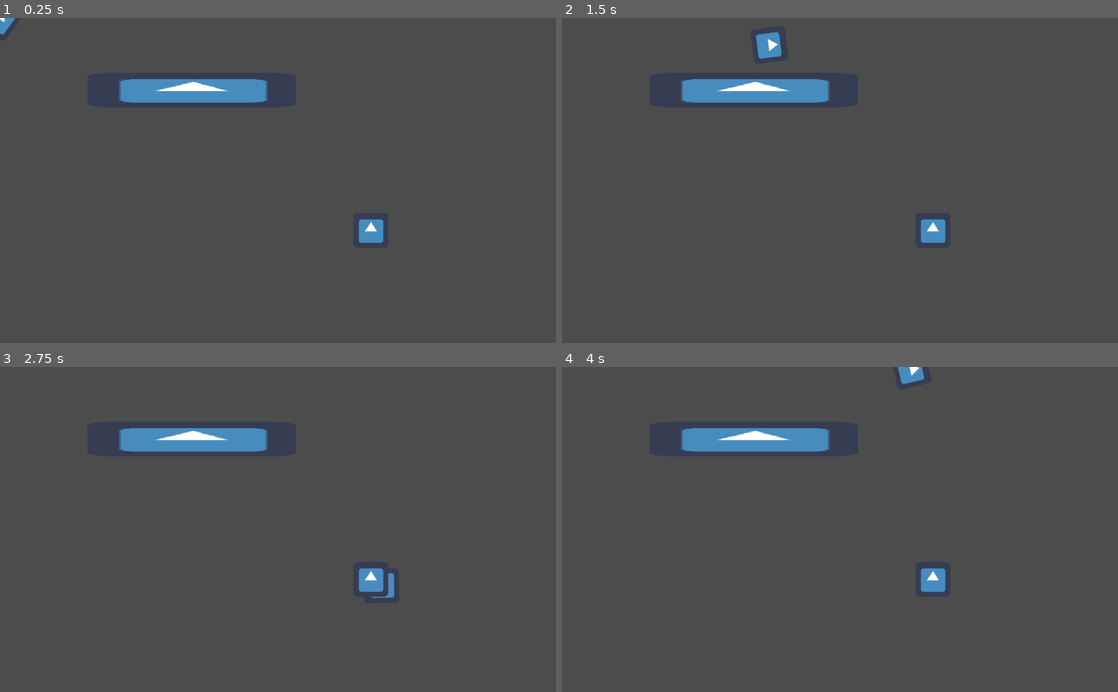
Above: before the commit, frames 1-4 (two rows, left to right).
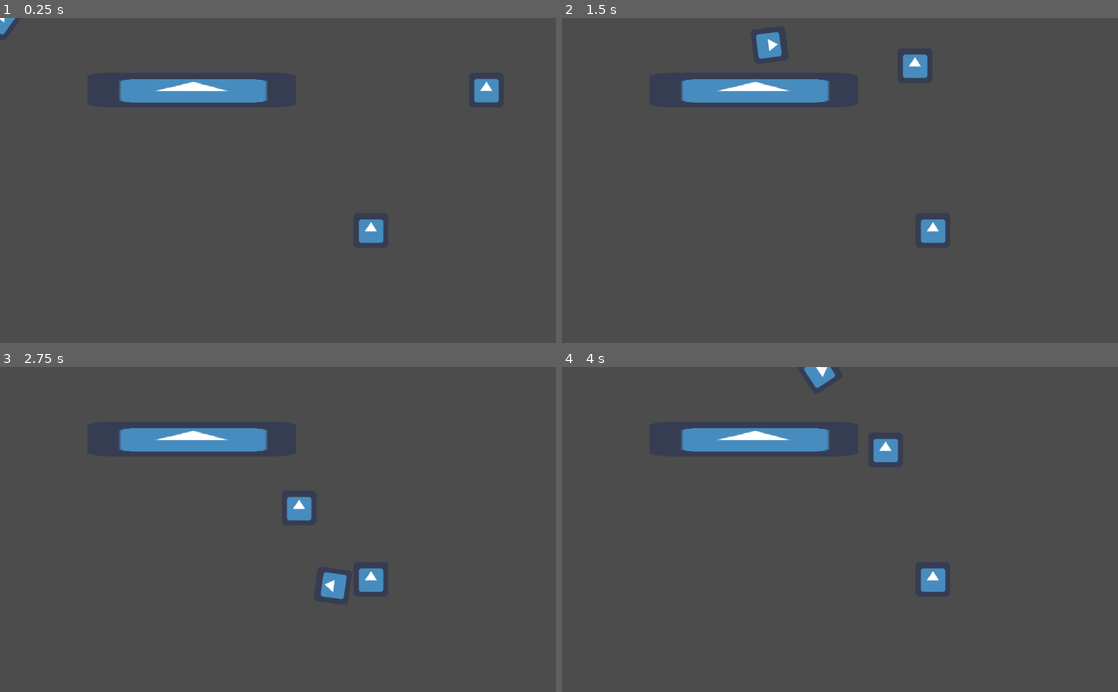
Above: after the commit, the same moments.

Repository: K2rlXYZ/Mits-Jam
Game: Godot game, scene res://Scenes/Levels/World.tscn
Same seed, same stepped clock (60 frames per second), same inputs: the game is played once before the commit and once after it. The engine's default icon, where the game draws it, is replaced by a stand-in: a white triangle on a blue panel in a dark square.
Inputs (mouse positions are in pixels of both pictures, inside the frame that each line leads up to):
- Up to frame 1 (0.25 s): no input
- Up to frame 2 (1.5 s): move the mouse to (962, 164) at 0.52 s; hold D (move_right) 0.53-1.28 s; tap Q (drop) at 0.6 s; move the mouse to (728, 196) at 1.27 s; hold S (move_down) from 1.28 s (still down); tap E (pick_up) at 1.35 s
- Up to frame 3 (2.75 s): move the mouse to (333, 458) at 2.02 s; release S (move_down) at 2.03 s; hold D (move_right) from 2.03 s (still down); tap Q (drop) at 2.1 s
- Up to frame 4 (4 s): move the mouse to (812, 594) at 2.77 s; release D (move_right) at 2.78 s; hold W (move_up) 2.78-3.53 s; tap E (pick_up) at 2.85 s; move the mouse to (1006, 578) at 3.52 s; hold A (move_left) from 3.53 s (still down); tap Q (drop) at 3.6 s

The runs differ from the first frame. In frame 1, 0.3% of the frame differs, in the area x 85-90%, y 18-27%; in frame 2, 0.3%; in frame 3, 0.8%; in frame 4, 0.8%, in the area x 43-66%, y 0-30%.

Commit message:
moving enemies

Diff:
--- a/Scenes/Levels/World.tscn
+++ b/Scenes/Levels/World.tscn
@@ -1,6 +1,7 @@
-[gd_scene load_steps=4 format=2]
+[gd_scene load_steps=5 format=2]
 
 [ext_resource path="res://Scenes/Objects/Player.tscn" type="PackedScene" id=1]
+[ext_resource path="res://Scenes/Objects/Enemy.tscn" type="PackedScene" id=2]
 [ext_resource path="res://Scenes/Levels/house.tscn" type="PackedScene" id=3]
 [ext_resource path="res://Scenes/Levels/Weapon.tscn" type="PackedScene" id=4]
 
@@ -13,3 +14,6 @@
 
 [node name="Weapon" parent="." instance=ExtResource( 4 )]
 position = Vector2( 353, 133 )
+
+[node name="Enemy" parent="." instance=ExtResource( 2 )]
+position = Vector2( 945, 140 )
--- a/Scenes/Levels/house.tscn
+++ b/Scenes/Levels/house.tscn
@@ -5,6 +5,7 @@
 [sub_resource type="RectangleShape2D" id=1]
 
 [node name="StaticBody2D" type="StaticBody2D"]
+collision_mask = 2
 
 [node name="CollisionShape2D" type="CollisionShape2D" parent="."]
 scale = Vector2( 3, 3 )
--- /dev/null
+++ b/Scenes/Objects/Enemy.gd
@@ -0,0 +1,14 @@
+extends KinematicBody2D
+
+var velocity = Vector2.ZERO
+var speed = 200
+
+func _ready():
+	pass
+
+func _physics_process(delta):
+	velocity = Vector2.ZERO
+	var player = get_parent().get_node_or_null("Player")
+	if player != null:
+		velocity = position.direction_to(player.position) * speed
+	velocity = move_and_slide(velocity)
--- /dev/null
+++ b/Scenes/Objects/Enemy.tscn
@@ -0,0 +1,25 @@
+[gd_scene load_steps=5 format=2]
+
+[ext_resource path="res://icon.png" type="Texture" id=1]
+[ext_resource path="res://Scenes/Objects/Enemy.gd" type="Script" id=2]
+
+[sub_resource type="CircleShape2D" id=1]
+
+[sub_resource type="CircleShape2D" id=2]
+
+[node name="Enemy" type="KinematicBody2D"]
+collision_layer = 2
+collision_mask = 2
+script = ExtResource( 2 )
+
+[node name="Sprite" type="Sprite" parent="."]
+texture = ExtResource( 1 )
+
+[node name="Area2D" type="Area2D" parent="."]
+
+[node name="CollisionShape2D" type="CollisionShape2D" parent="Area2D"]
+scale = Vector2( 100, 100 )
+shape = SubResource( 1 )
+
+[node name="CollisionShape2D" type="CollisionShape2D" parent="."]
+shape = SubResource( 2 )
